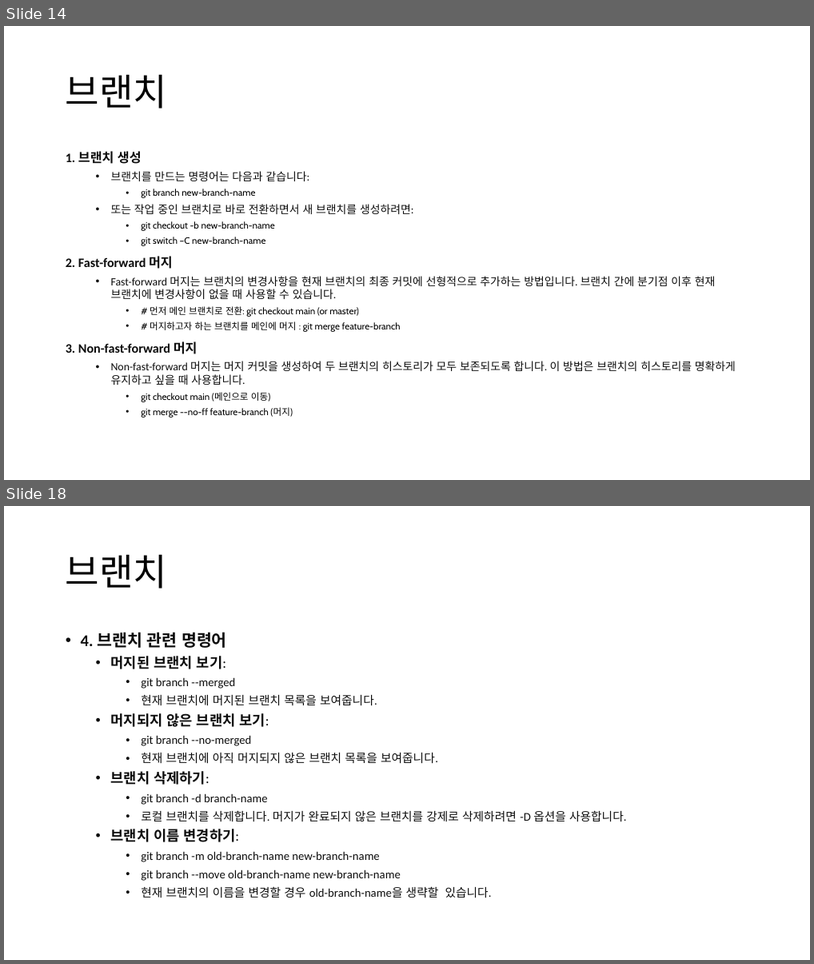
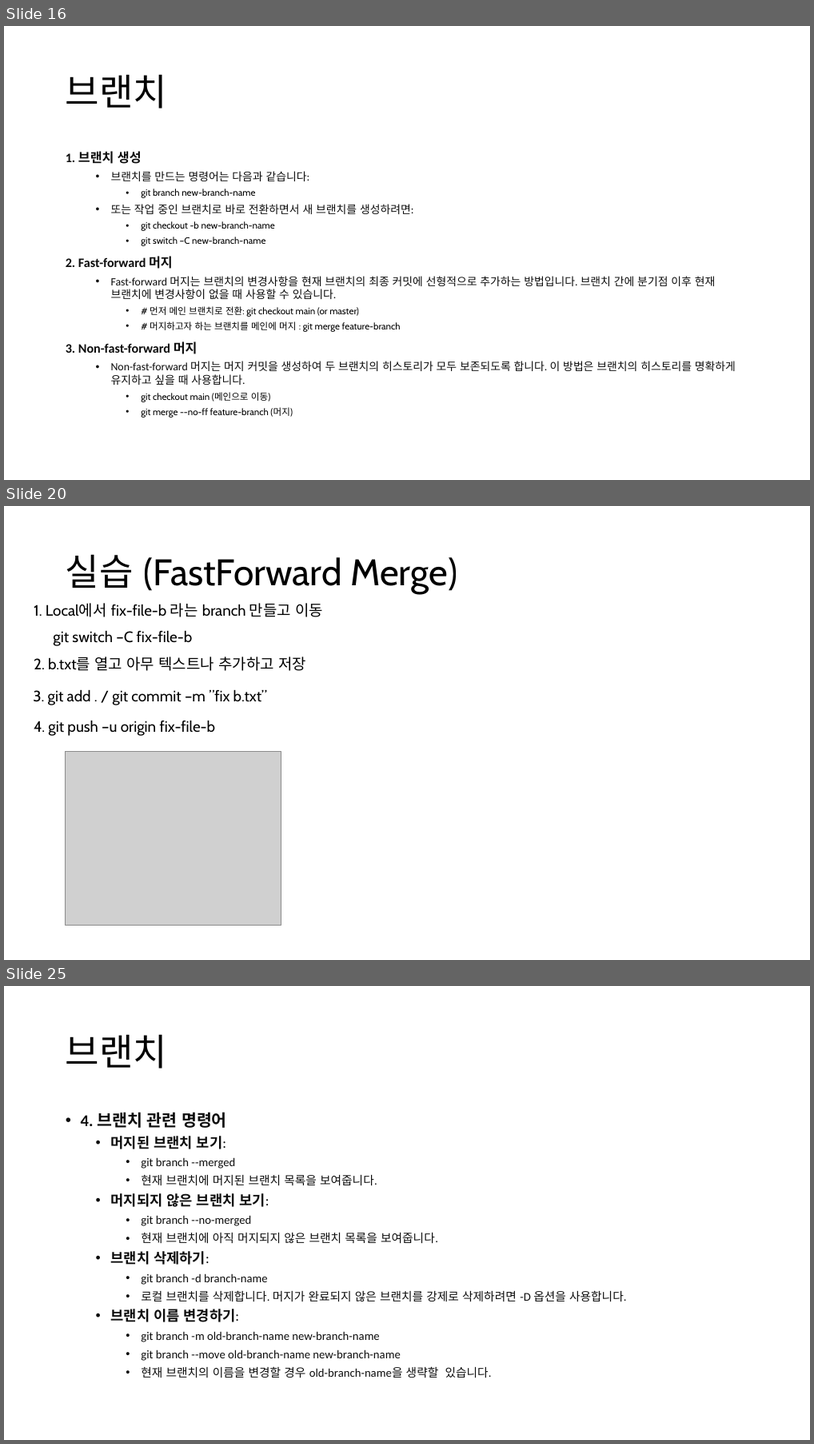
Before and after one commit to Joseph-GM/ppt-git, a slide deck: git-github-joseph.pptx. Shown one above the other, each under a label of ours: slides 14 and 18 before the commit, slides 16, 20 and 25 after it; the slides between them are not shown. The pictures are 814x964 and 814x1444 pixels, drawn with LibreOffice and Linux fonts; fonts in the diff are those of the drawing; grey boxes stand for pictures. Boxes give left, top, right and bottom in pixels: in the first picture for what was removed or moved away, otherwise in the second. Text is boxed around its words. In the diff, an @@ line names an element or a change of style, - is before the commit and + after.

Commit message:
branch finish

```diff
--- a/git-github-joseph.pptx
+++ b/git-github-joseph.pptx
@@ slide 20 added at (4, 506, 810, 960), background #FFFFFF @@
@@ title added at (66, 554, 458, 594), 44 pt, text #000000 @@
+실습 (FastForward Merge)
@@ text added at (34, 603, 323, 617), 18 pt, text #000000 @@
+1. Local에서 fix-file-b 라는 branch 만들고 이동
@@ text added at (53, 630, 193, 646), 18 pt, text #000000 @@
+git switch –C fix-file-b
@@ text added at (34, 656, 306, 671), 18 pt, text #000000 @@
+2. b.txt를 열고 아무 텍스트나 추가하고 저장
@@ text added at (33, 689, 267, 705), 18 pt, text #000000 @@
+3. git add . / git commit –m ”fix b.txt”
@@ text added at (34, 720, 216, 736), 18 pt, text #000000 @@
+4. git push –u origin fix-file-b
@@ picture added at (65, 752, 281, 924) @@
@@ what was slide 14 is now slide 16 @@
@@ what was slide 18 is now slide 25 @@
```
Also in this commit, not shown: 3 slides changed, 6 other slides added.
